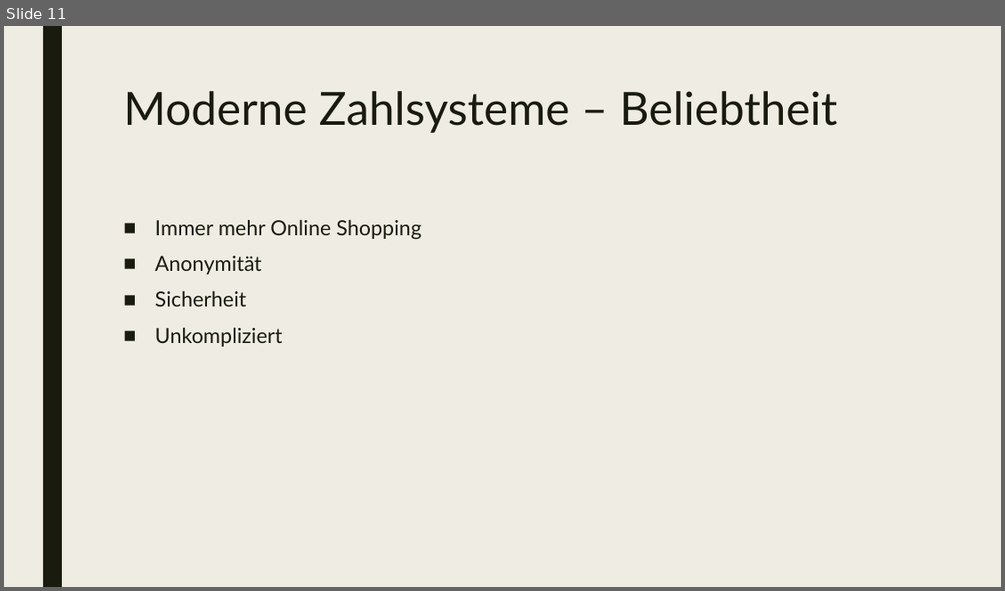
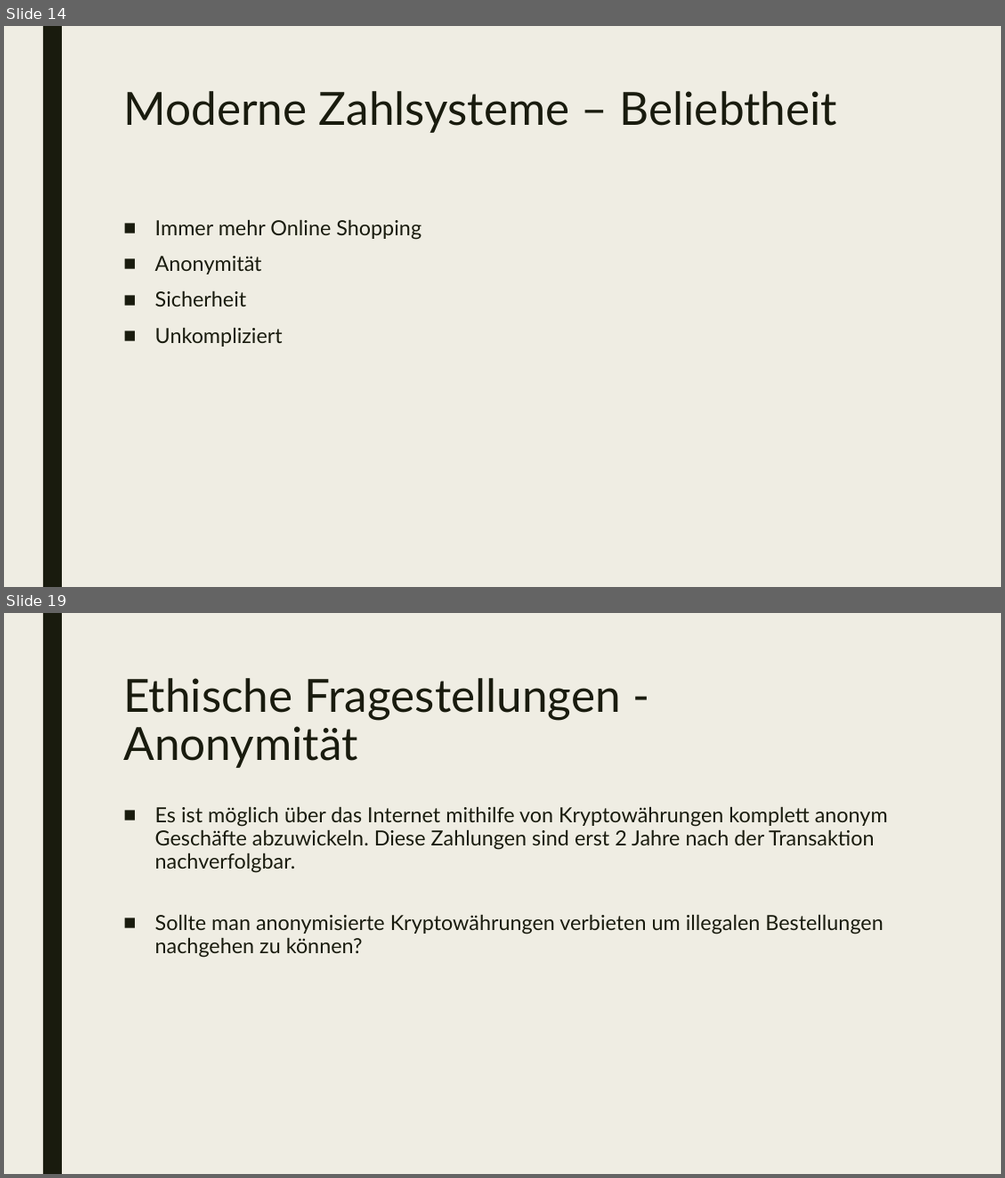
Before and after one commit to mwoelfer-tgm/ethik_presentation, a slide deck: presentation/Zahlungssysteme.pptx. Shown one above the other, each under a label of ours: slide 11 before the commit, slides 14 and 19 after it; the slides between them are not shown. The pictures are 1005x591 and 1005x1178 pixels, drawn with LibreOffice and Linux fonts; fonts in the diff are those of the drawing. Boxes give left, top, right and bottom in pixels: in the first picture for what was removed or moved away, otherwise in the second. Text is boxed around its words. In the diff, an @@ line names an element or a change of style, - is before the commit and + after.

```diff
--- a/presentation/Zahlungssysteme.pptx
+++ b/presentation/Zahlungssysteme.pptx
@@ slide 19 added at [4, 613, 1001, 1174], background #EFEDE3; not listed: 1 template element that a slide beside it also shows @@
@@ title added at [123, 678, 621, 768], 44 pt, text #191B0E @@
+Ethische Fragestellungen - Anonymität
@@ text added at [155, 806, 888, 957], 20 pt, text #191B0E @@
+■ Es ist möglich über das Internet mithilfe von Kryptowährungen komplett anonym Geschäfte abzuwickeln. Diese Zahlungen sind erst 2 Jahre nach der Transaktion nachverfolgbar.
+■ Sollte man anonymisierte Kryptowährungen verbieten um illegalen Bestellungen nachgehen zu können?
@@ what was slide 11 is now slide 14 @@
```
Also in this commit, not shown: 1 slide changed, 8 other slides added, 1 slide removed, 1 other file.
